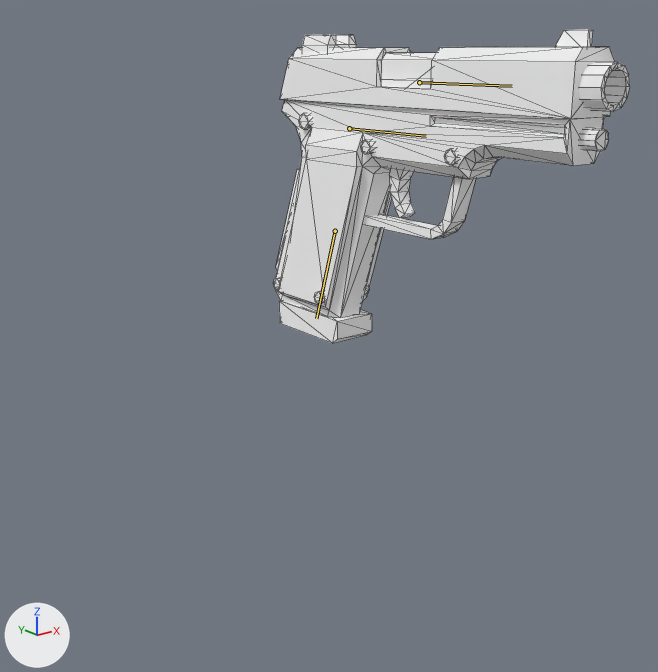
One commit to the glTF model FirstPersonShooter/Assets/myarms/mygun.glb: the scene before it, then after it.
Both versions are drawn from a 50 mm camera at (-0.356, -0.368, 0.084) aimed at (-0.032, 0.036, -0.078). The lights are fixed; the arrows at lower left show +X, +Y and +Z. The bones that bend it are drawn over the model as lines. Mesh edges are drawn as thin lines.

Names of what the first picture shows: 'gun'.
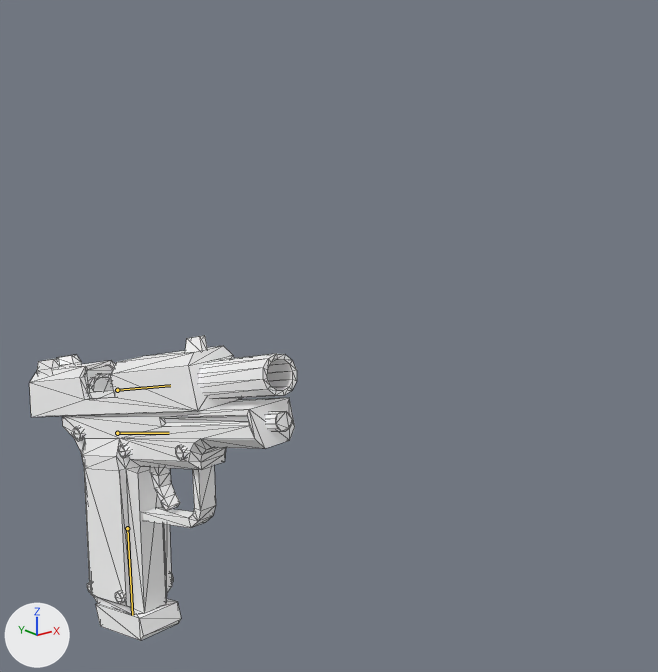
Commit message: working fire animation

The newer file adds an action. The first version stands in its rest pose; the second is drawn at frame 4 of the action 'GUN_fire'.

Location of each change, [x1, y1, x2, y2] in pixels of the pictures (658 x 672 px):
'gun', posed (25% narrower)
    before: [274, 29, 630, 343]
    after: [29, 335, 297, 641]
bone 'gun_root', root to tip
    before: (349, 128) to (426, 136)
    after: (117, 433) to (169, 433)
bone 'slide', root to tip
    before: (419, 82) to (512, 86)
    after: (117, 390) to (170, 385)

What the commit changed:
Bone 'gun_root' (bone_gun_root) moves from (0.0, 0.0, 0.0) to (0.1265, -0.0763, -0.1875).
Bone 'gun_root' (bone_gun_root) turns from (0, 0, 0) to (18, -1, 3) degrees about its own x, y and z.
Bone 'slide' (bone_slide) moves from (0.0, 0.0, 0.0) to (0.0, -0.0457, 0.0).
